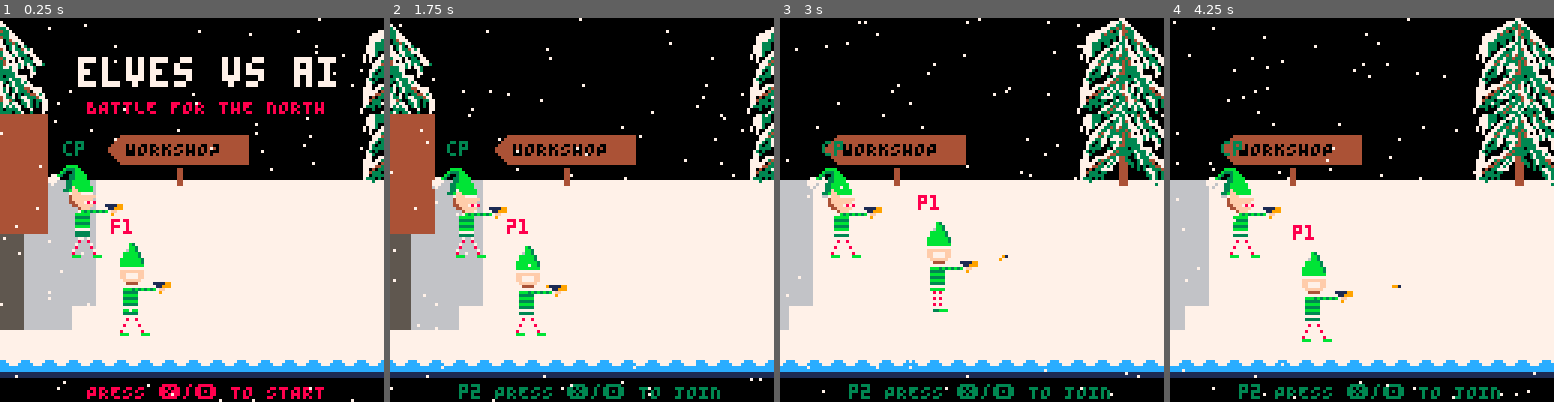
Above: before the commit, frames 1-4 (left to right).
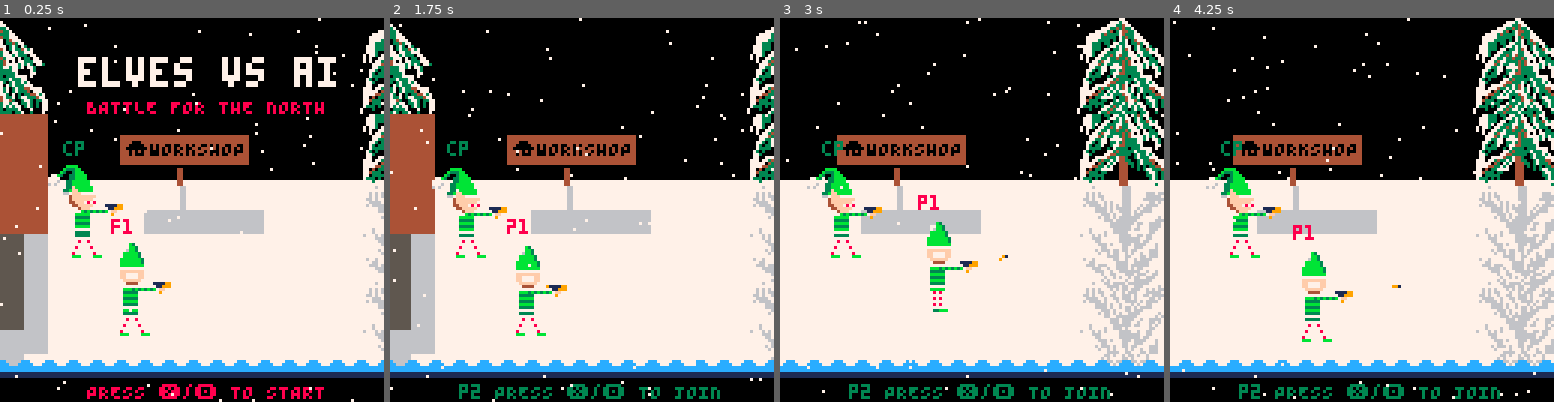
Above: after the commit, the same moments.

Repository: ryangrossGitHub/eva
Game: PICO-8 cartridge eva.p8
Same seed, same stepped clock (60 frames per second), same inputs: the game is played once before the commit and once after it.
Inputs:
- Up to frame 1 (0.25 s): no input
- Up to frame 2 (1.75 s): tap X (X key) at 0.33, 1.07 s; tap O (Z key) at 0.7, 1.7 s; hold Right from 1.6 s (still down)
- Up to frame 3 (3 s): tap X (X key) at 1.85, 2.97 s; release Right at 2.1 s; tap O (Z key) at 2.1, 2.5, 2.9 s; hold Up 2.15-2.42 s; hold Right from 2.47 s (still down)
- Up to frame 4 (4.25 s): release Right at 3.03 s; hold Left 3.08-3.58 s; tap O (Z key) at 3.3, 3.7, 4.1 s; hold Down 3.63-3.97 s; hold Right from 4.02 s (still down); tap X (X key) at 4.08 s

The runs differ from the first frame. In frame 1, 7.5% of the frame differs, in the area x 0-100%, y 31-91%; in frame 2, 7.6%; in frame 3, 9.3%; in frame 4, 9.8%.

Commit message:
Added shadows.

Diff:
--- a/eva.p8
+++ b/eva.p8
@@ -276,16 +276,16 @@
 c3c3eaebecedc3c30000000000000000000000eaebecedeaebecedeaebecedc3c3c3c3c3c3c3c3c3c0c0c0c0c0c0c0c0c0c0c3c3c3c3c3c3c3c3c3c3c3c3c3c3c3c3c3c3c3c3c3c3c3c3c3c3c3c3c3c3c3c3c3c3c3c3c3c3c3c3c3c3c3c3c3c3c3c3c3c3c3c3c3c3c3c3c3c3c3c3c3c3c3c3c3c3c3c3c3c3c3c3c3c3c3c3c3c3
 c3c3fafbfcfdc3c30000000000000000000000fafbfcfdfafbfcfdfafbfcfdc3c3c3c3c3c3c3c3c3c0c0c0c0c0c0c0c0c0c0c3c3c3c3c3c3c3c3c3c3c3c3c3c3c3c3c3c3c3c3c3c3c3c3c3c3c3c3c3c3c3c3c3c3c3c3c3c3c3c3c3c3c3c3c3c3c3c3c3c3c3c3c3c3c3c3c3c3c3c3c3c3c3c3c3c3c3c3c3c3c3c3c3c3c3c3c3c3
 d1d1d1d1d1d1c3c30000c3c3c3c3c300000000d6d7d8d9d6d7d8d9d6d7d8d9c3c3c3c3c3c3c3c3c3c0c0c0c0c0c0c0c0c0c0c3c3c3c3c3c3c3c3c3c3c3c3c3c3c3c3c3c3c3c3c3c3c3c3c3c3c3c3c3c3c3c3c3c3c3c3c3c3c3c3c3c3c3c3c3c3c3c3c3c3c3c3c3c3c3c3c3c3c3c3c3c3c3c3c3c3c3c3c3c3c3c3c3c3c3c3c3c3
-d1d1d1d1d1d1c3c3e5c3c3c3c3c3c300000000e6e7e8e9e6e7e8e9e6e7e8e9c3c3c3dfc3c3dfc3c3c0c0c0c0c0c0c0c0c0c0c3c3c3c3c3c3c3c3c3c3c3c3c3c3c3c3c3c3c3c3c3c3c3c3c3c3c3c3c3c3c3c3c3c3c3c3c3c3c3c3c3c3c3c3c3c3c3c3c3c3c3c3c3c3c3c3c3c3c3c3c3c3c3c3c3c3c3c3c3c3c3c3c3c3c3c3c3c3
-d1d1d1d1d1d1dedef5f5f5d5f5f5f5f5f5f5f5f6f7f8f9f6f7f8f9f6f7f8f9f5cef5cfcef5cff5f5c0c0c0c0c0c0c0c0c0c0c3c3c3c3c3c3c3c3c3c3c3c3c3c3c3c3c3c3c3c3c3c3c3c3c3c3c3c3c3c3c3c3c3c3c3c3c3c3c3c3c3c3c3c3c3c3c3c3c3c3c3c3c3c3c3c3c3c3c3c3c3c3c3c3c3c3c3c3c3c3c3c3c3c3c3c3c3c3
-d1d1d1d1d1d1c0c0c2c2c2c2c2c2c2c2c2c2c2c2c2c2c2c2c2c2c2c2c2c2c2c2c2c2c2c2c2c2c2c2c0c0c0c0c0c0c0c0c0c0c2c3c3c3c3c3c3c3c3c3c3c3c3c3c3c3c3c3c3c3c3c3c3c3c3c3c3744040404040404040404040404040c3c3c3404040c3c3c3c3c3c340404040c3404040404040404040c340404040c3c340c340
-d1d1d1d1d1d1c0c0c2c2c2c2c2c2c2c2c2c2c2c2c2c2c2c2c2c2c2c2c2c2c2c2c2c2c2c2c2c2c2c2e2e2e2e2e2e2e2e2e2e2c2c3c3c3c3c3c3c3c3c3c3c3c3c3c3c3c3c3c3c3c3c3c3c3c3c3c3c340404040404040404040404040404040404040c340404040c3c340404040c340404040404040404040404040404040404040
-e2e2e2e2e2c0c0c0c2c2c2c2c2c2c2c2c2c2c2c2c2c2c2c2c2c2c2c2c2c2c2c2c2c2c2c2c2c2c2c2e2e2e2e2e2e2e2e2e2e2c2c3c3c3c3c3c3c3c3c3c3c3c3c3c3c3c3c3c3c3c3c3c3c3c3c3c3c340404040404040404040404040404040404040404040c3c3c340404040404040404040404040404040404040404040404040
-e2e2e2e2e2c0c0c0c2c2c2c2c2c2c2c2c2c2c2c2c2c2c2c2c2c2c2c2c2c2c2c2c2c2c2c2c2c2c2c2e2e2e2e2e2e2e2e2e2e2c2c3c3c3c3c3c3c3c3c3c3c3c3c3c3c3c3c3c3c3c3c3c3c3c3c3c3c3404040404040404040404040404040404040404040404040404040404040404040404040404040c340404040404040404040
-e2e2e2e2e2c0c0c0c2c2c2c2c2c2c2c2c2c2c2c2c2c2c2c2c2c2c2c2c2c2c2c2c2c2c2c2c2c2c2c2e2e2e2e2e2e2e2e2e2e2c2c3c3c3c3c3c3c3c3c3c3c3c3c3c3c3c3c3c3c3c3c3c3c3c3c3c3c34040404040404040404040404040404040404040404040404040404040404040404040404040404040404040404040404040
-e2e2e2e2e2c0c0c2c2c2c2c2c2c2c2c2c2c2c2c2c2c2c2c2c2c2c2c2c2c2c2c2c2c2c2c2c2c2c2c2e2e2e2e2e2e2e2e2e2e2c2c3c3c3c3c3c3c3c3c3c3c3c3c3c3c3c3c3c3c3c3c3c3c3c3c3c3c34040404040404040404040404040c34040404040404040404040404040404040404040404040404040404040404040404040
-c2c2c2c2c2c2c2c2c2c2c2c2c2c2c2c2c2c2c2c2c2c2c2c2c2c2c2c2c2c2c2c2c2c2c2c2c2c2c2c2c2c2c2c2c2c2c2c2c2c2c2c3c3c3c3c3c3c3c3c3c3c3c3c3c3c3c3c3c3c3c3c3c3c3c3c3c3c34040404040404040404040404040404040404040404040404040404040404040404040404040404040404040404040404040
-c5c5c5c5c5c5c5c5c5c5c5c5c5c5c5c5c5c5c5c5c5c5c5c5c5c5c5c5c5c5c5c5c5c5c5c5c5c5c5c5c5c5c5c5c5c5c5c5c5c5c5c3c3c3c3c3c3c3c3c3c3c3c3c3c3c3c3c3c3c3c3c3c3c3c3c3c3c34040404040404040404040404040404040404040404040404040404040404040404040404040404040404040404040404040
+d1d1d1d1d1d1c3c3c3c3c3c3c3c3c300000000e6e7e8e9e6e7e8e9e6e7e8e9c3c3c3dfc3c3dfc3c3c0c0c0c0c0c0c0c0c0c0c3c3c3c3c3c3c3c3c3c3c3c3c3c3c3c3c3c3c3c3c3c3c3c3c3c3c3c3c3c3c3c3c3c3c3c3c3c3c3c3c3c3c3c3c3c3c3c3c3c3c3c3c3c3c3c3c3c3c3c3c3c3c3c3c3c3c3c3c3c3c3c3c3c3c3c3c3c3
+d1d1d1d1d1d1f5f5f5f5f5d5f5f5f5f5f5f5f5f6f7f8f9f6f7f8f9f6f7f8f9f5cef5cfcef5cff5f5c0c0c0c0c0c0c0c0c0c0c3c3c3c3c3c3c3c3c3c3c3c3c3c3c3c3c3c3c3c3c3c3c3c3c3c3c3c3c3c3c3c3c3c3c3c3c3c3c3c3c3c3c3c3c3c3c3c3c3c3c3c3c3c3c3c3c3c3c3c3c3c3c3c3c3c3c3c3c3c3c3c3c3c3c3c3c3c3
+d1d1d1d1d1d1c2c2c2c2c2eec2c2c2c2c2c2c2404142434041424340414243c2efc2ffefc2ffc2c2c0c0c0c0c0c0c0c0c0c0c2c3c3c3c3c3c3c3c3c3c3c3c3c3c3c3c3c3c3c3c3c3c3c3c3c3c3744040404040404040404040404040c3c3c3404040c3c3c3c3c3c340404040c3404040404040404040c340404040c3c340c340
+d1d1d1d1d1d1c2c2c2c2c0c0c0c0c0c2c2c2c2505152535051525350515253c2c2c2ffc2c2ffc2c2e2e2e2e2e2e2e2e2e2e2c2c3c3c3c3c3c3c3c3c3c3c3c3c3c3c3c3c3c3c3c3c3c3c3c3c3c3c340404040404040404040404040404040404040c340404040c3c340404040c340404040404040404040404040404040404040
+e2e2e2e2e2c0c2c2c2c2c2c2c2c2c2c2c2c2c2606162636061626360616263c2c2c2c0c0c0c0c0c2e2e2e2e2e2e2e2e2e2e2c2c3c3c3c3c3c3c3c3c3c3c3c3c3c3c3c3c3c3c3c3c3c3c3c3c3c3c340404040404040404040404040404040404040404040c3c3c340404040404040404040404040404040404040404040404040
+e2e2e2e2e2c0c2c2c2c2c2c2c2c2c2c2c2c2c2707172737071727370717273c2c2c2c0c0c0c0c0c2e2e2e2e2e2e2e2e2e2e2c2c3c3c3c3c3c3c3c3c3c3c3c3c3c3c3c3c3c3c3c3c3c3c3c3c3c3c3404040404040404040404040404040404040404040404040404040404040404040404040404040c340404040404040404040
+e2e2e2e2e2c0c2c2c2c2c2c2c2c2c2c2c2c2c2444546474445464744454647c2c2c2c2c2c2c2c2c2e2e2e2e2e2e2e2e2e2e2c2c3c3c3c3c3c3c3c3c3c3c3c3c3c3c3c3c3c3c3c3c3c3c3c3c3c3c34040404040404040404040404040404040404040404040404040404040404040404040404040404040404040404040404040
+e2e2e2e2e2c0c2c2c2c2c2c2c2c2c2c2c2c2c2545556575455565754555657c2c2c2c2c2c2c2c2c2e2e2e2e2e2e2e2e2e2e2c2c3c3c3c3c3c3c3c3c3c3c3c3c3c3c3c3c3c3c3c3c3c3c3c3c3c3c34040404040404040404040404040c34040404040404040404040404040404040404040404040404040404040404040404040
+c0c0c0c0c0c0c2c2c2c2c2c2c2c2c2c2c2c2c2646566676465666764656667c2c2c2c2c2c2c2c2c2c0c0c0c0c0c0c0c0c0c0c0c3c3c3c3c3c3c3c3c3c3c3c3c3c3c3c3c3c3c3c3c3c3c3c3c3c3c34040404040404040404040404040404040404040404040404040404040404040404040404040404040404040404040404040
+c4c4c4c4c4c5c5c5c5c5c5c5c5c5c5c5c5c5c5c5d4d4c5c5d4d4c5c5d4d4c5c5c5c5c5c5c5c5c5c5c4c4c4c4c4c4c4c4c4c4c4c3c3c3c3c3c3c3c3c3c3c3c3c3c3c3c3c3c3c3c3c3c3c3c3c3c3c34040404040404040404040404040404040404040404040404040404040404040404040404040404040404040404040404040
 c3c3c3c3c3c3c3c3c3c3c3c3c3c3c3c3c3c3c3c3c3c3c3c3c3c3c3c3c3c3c3c3c3c3c3c3c3c3c3c300000000000000000000c3c3c3c3c3c3c3c3c3c3c3c3c3c3c3c3c3c34040404040404040404040404040404040404040404040404040404040404040404040404040404040404040404040404040404040404040fcc3c3c3
 000000000000c3c3c300000000000000c3000000000000000000000000000000000000000000000000000000000000000000000000000000000000000000000000000000000000000000000000000000000000000000000000000000000000000000000000000000000000000000000000000000000000000000000000000000
 
--- a/src/main.lua
+++ b/src/main.lua
@@ -75,7 +75,7 @@
 		print_dialog(55 + camera_x, 131, "p2 PRESS ❎/🅾️ TO JOIN", 0, true, false, 3, 0)
 	end
 
-	print_dialog((11 * 8) - 3, (6 * 8) + 2, "WORKSHOP", 0, false, false, 0, 4)
+	print_dialog((11 * 8) - 3, (6 * 8) + 2, "\138WORKSHOP", 0, false, false, 0, 4)
 	print_dialog(35 * 8, (6 * 8) - 3, "DATA CENTER", 1, false, false, 6, 5)
 
 	local s = stages[stage]
--- a/src/stages.lua
+++ b/src/stages.lua
@@ -101,14 +101,6 @@
     end
   end
 
-  if btnp(2) or btnp(3) then
-      if coop then
-        coop = false
-      else
-        coop = true
-      end
-  end
-
   if btnp(4) or btnp(5) then
     music(-1)
     printh("GAME START", log_file)
Not shown, changed: 64 lines of the sprite sheet (__gfx__) section of eva.p8
